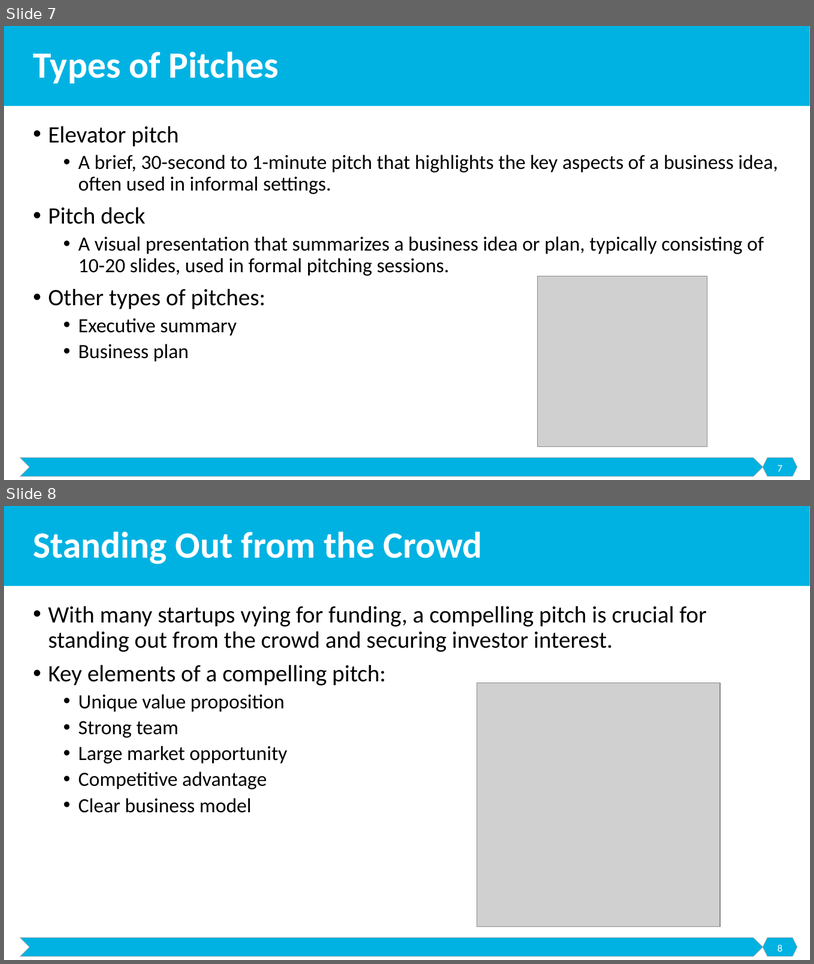
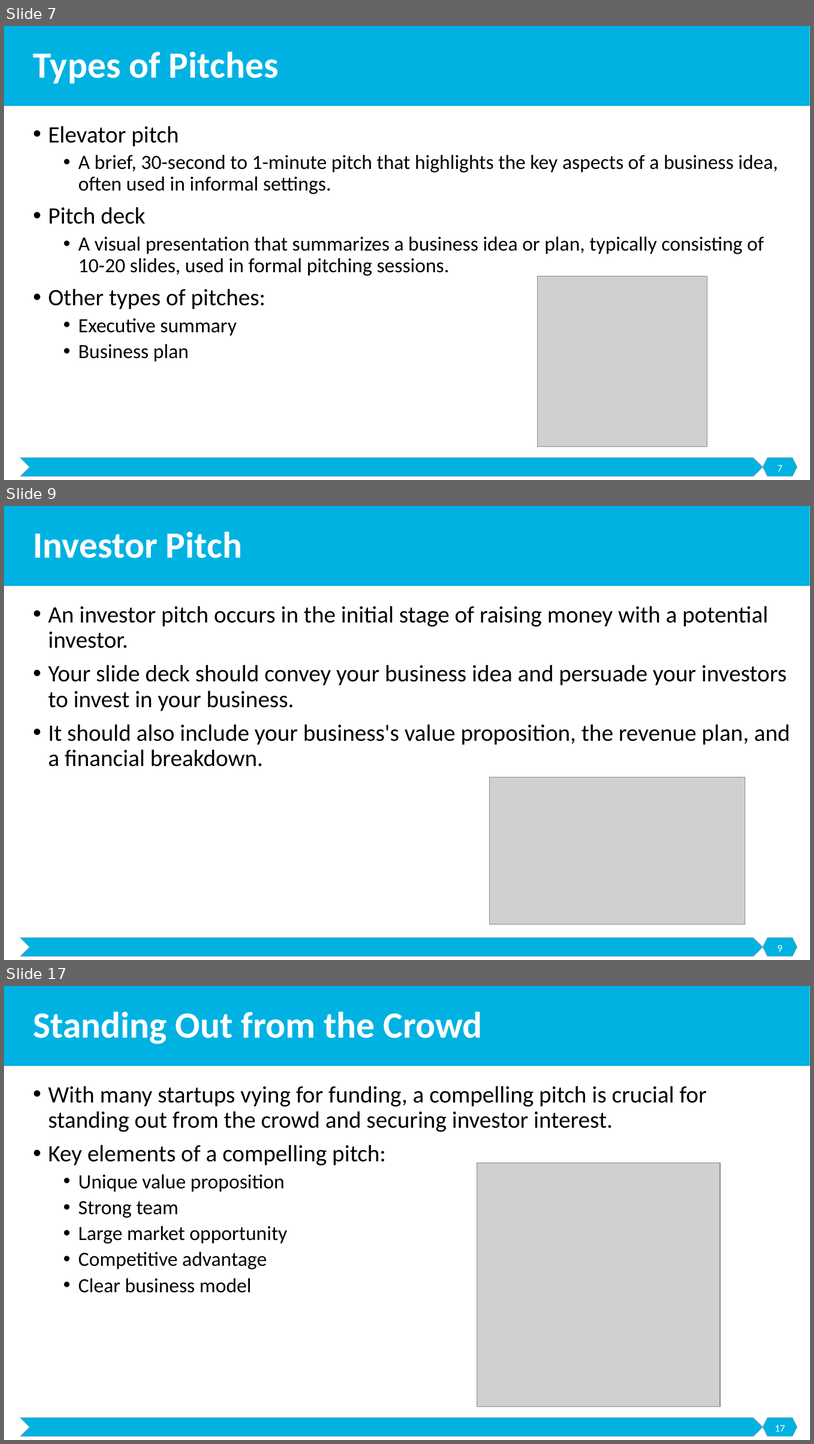
Before and after one commit to malenezi/malenezi, a slide deck: SE495/Lectures/5-Securing Funding/Securing Funding.pptx. Shown one above the other, each under a label of ours: slides 7 and 8 before the commit, slides 7, 9 and 17 after it; the slides between them are not shown. The pictures are 814x964 and 814x1444 pixels, drawn with LibreOffice and Linux fonts; fonts in the diff are those of the drawing; grey boxes stand for pictures. Boxes give left, top, right and bottom in pixels: in the first picture for what was removed or moved away, otherwise in the second. Text is boxed around its words. In the diff, an @@ line names an element or a change of style, - is before the commit and + after.

```diff
--- a/SE495/Lectures/5-Securing Funding/Securing Funding.pptx
+++ b/SE495/Lectures/5-Securing Funding/Securing Funding.pptx
@@ slide 9 added at [4,506,810,960], background #FFFFFF; not listed: 3 template elements that a slide beside it also shows @@
@@ title added at [33,531,242,558], 44 pt, text #FFFFFF, bold @@
+Investor Pitch
@@ text added at [48,606,791,766], 28 pt, text #000000 @@
+• An investor pitch occurs in the initial stage of raising money with a potential investor.
+• Your slide deck should convey your business idea and persuade your investors to invest in your business.
+• It should also include your business's value proposition, the revenue plan, and a financial breakdown.
@@ picture added at [490,777,746,925] @@
@@ page number added at [778,945,783,951], 12 pt, text #FFFFFF @@
+9
@@ what was slide 8 is now slide 17 @@
@@ page number at [775,1425,785,1431]: text changed @@
-8
+17
```
Also in this commit, not shown: 2 slides changed, 19 other slides added, 1 other file.
